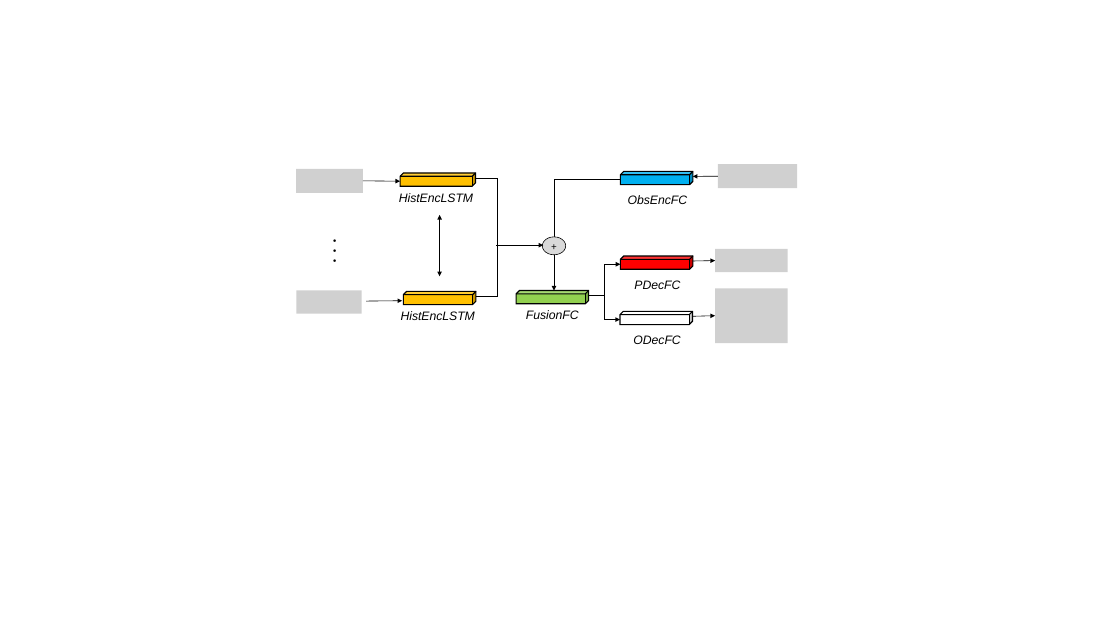
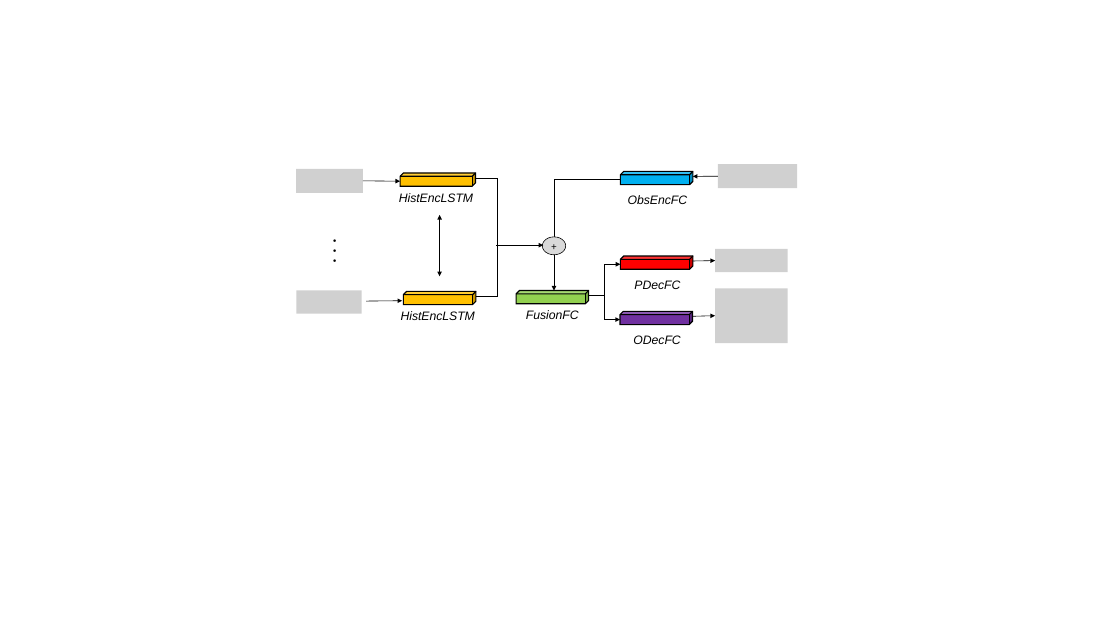
Before and after one commit to PavlicLab/ICRA2020_ReTLo, a slide deck: slide 4 of figures/pptx files/fig_DL_Pipeline.pptx. Drawn at 1120x630 pixels with LibreOffice and Linux fonts; fonts in the diff are those of the drawing; grey boxes stand for pictures. Boxes give left, top, right and bottom in pixels: in the first picture for what was removed or moved away, otherwise in the second. Text is boxed around its words. In the diff, an @@ line names an element or a change of style, - is before the commit and + after.

Commit message:
Change minors

```diff
--- a/figures/pptx files/fig_DL_Pipeline.pptx
+++ b/figures/pptx files/fig_DL_Pipeline.pptx
@@ cube at (x1=620, y1=312, x2=692, y2=325): fill #FFFFFF to #7030A0 @@
```
